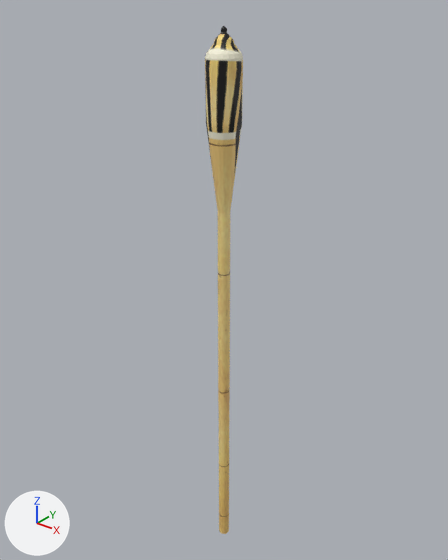
One commit to the Blender file Models/Outdoors/TikiTorch_Annie.blend: the scene before it, then after it.
Camera for both pictures: a camera (50 mm lens) standing at (1.44, -1.8, 2.55) and looking at (-0.06, 0.07, 1.39). Lighting does not change. The marker at lower left points along +X, +Y and +Z.
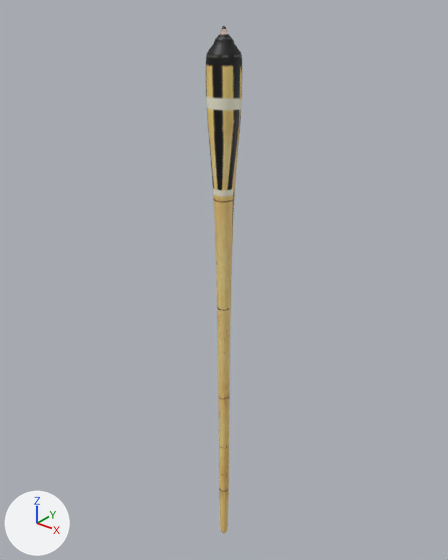
Boxes (x1, y1, x2, y2) around the edits, measured in the pictures (448 x 560 px):
'Cylinder', surface changed, modifiers changed: before (205, 26, 243, 534); after (206, 26, 242, 533)

Diff of the bpy script that builds the scene:
```diff
--- a/Models/Outdoors/TikiTorch_Annie.blend.py
+++ b/Models/Outdoors/TikiTorch_Annie.blend.py
@@ me_cylinder_001 @@
 me_cylinder_001.from_pydata(...)  # 160 vertices, 142 faces; spans x -0.07..0.07, y -0.07..0.07, z 0.0..2.4
 # used by ob_cylinder; location = (0.0, 0.0, 0.0)
+# me_cylinder_001 part 1: texture (UV) coordinates of 142 of 142 faces, centred in x -0.07..0.07, y -0.07..0.07, z 0.0..2.4, changed; they spanned u 0.07..0.9, v 0.02..0.98 and now span u -1.37..0.89, v -0.01..1.0
 me_cylinder_001.materials.append(mat_tikitorchtexture_annie_png)
@@ ob_cylinder @@
 _m = ob_cylinder.modifiers.new('Bevel', 'BEVEL')
 _m.spread = 0.0
+_m = ob_cylinder.modifiers.new('Subsurf', 'SUBSURF')
```
